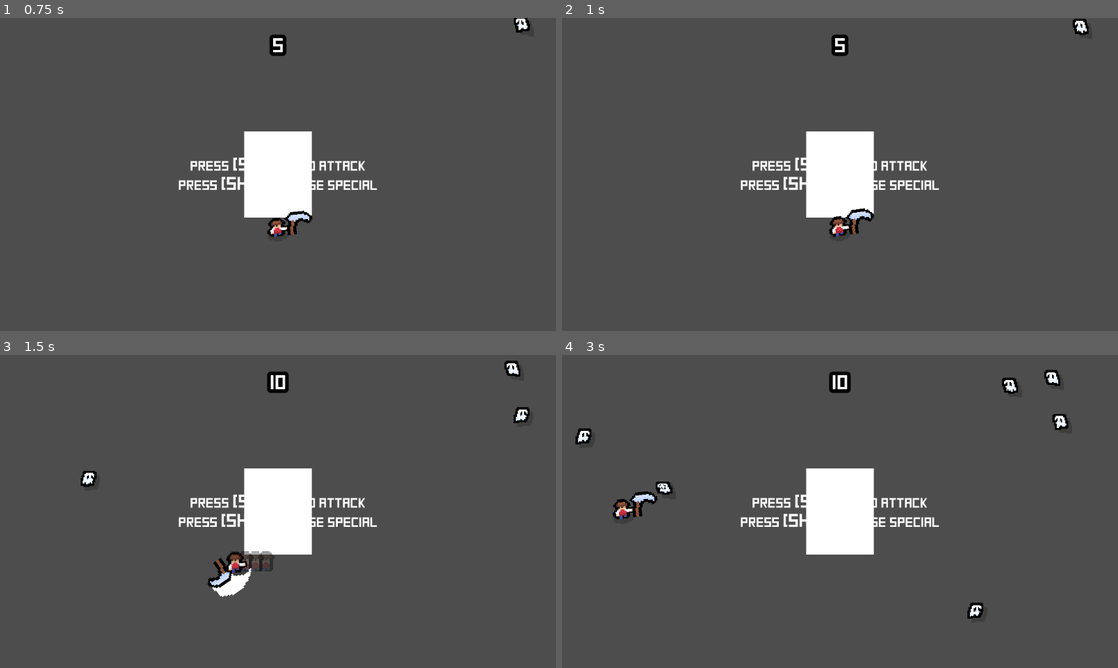
Above: before the commit, frames 1-4 (two rows, left to right).
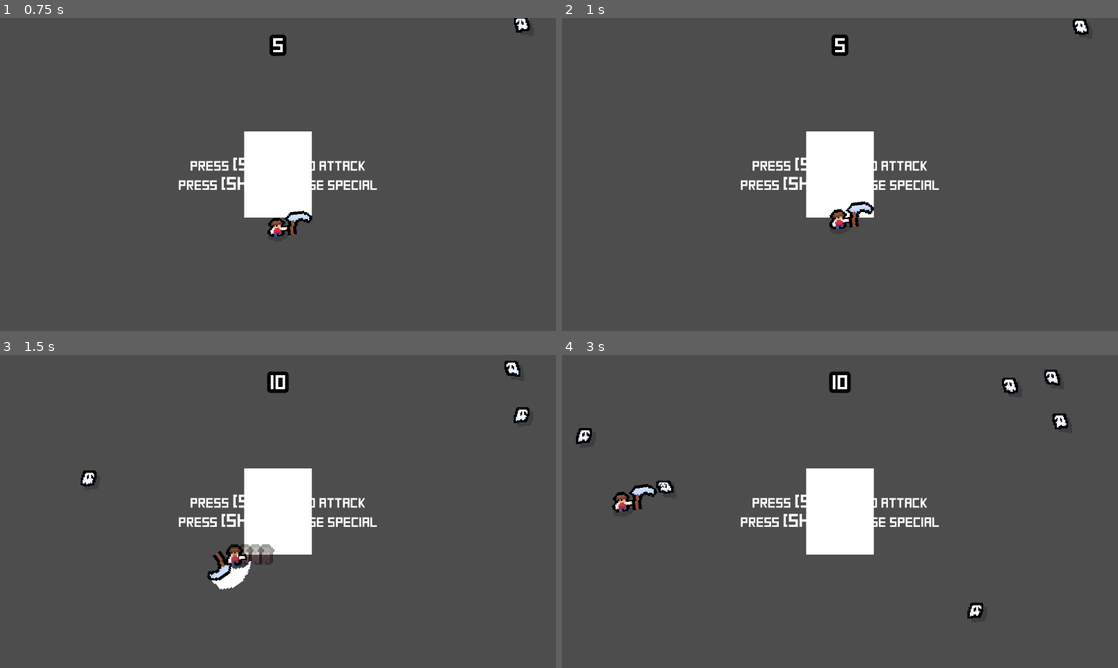
Above: after the commit, the same moments.

Repository: Justingo0/FYWTD_Repo
Game: Godot game, scene res://Scenes/test_world.tscn
Two runs of this game, one before a commit and one after it. Both use one fixed random seed, a clock stepped at 60 frames per second and the inputs below.
Inputs (mouse positions are in pixels of both pictures, inside the frame that each line leads up to):
- Up to frame 1 (0.75 s): tap B at 0.5 s; move the mouse to (278, 174) at 0.52 s; hold W (MoveUp) from 0.53 s (still down); hold E (Interact) from 0.53 s (still down); click (278, 174) at 0.67 s
- Up to frame 2 (1 s): keep holding W (MoveUp); keep holding E (Interact)
- Up to frame 3 (1.5 s): keep holding W (MoveUp); tap B at 1.25 s; move the mouse to (444, 558) at 1.27 s; release E (Interact) at 1.28 s; tap Shift (Special) at 1.35 s
- Up to frame 4 (3 s): tap B at 2, 2.75 s; move the mouse to (673, 464) at 2.02 s; release W (MoveUp) at 2.03 s; hold A (MoveLeft) from 2.03 s (still down); tap ` (Test) at 2.1 s; move the mouse to (867, 511) at 2.77 s; tap \ (Test2) at 2.85 s; click (867, 511) at 2.92 s

Frame 1 is identical in both runs. In frame 2, 0.5% of the frame differs, in the area x 48-94%, y 0-70%; in frame 3, 1.1%, in the area x 14-94%, y 1-78%; in frame 4, 0.8%.

Commit message:
I dont even know BUT castle sprite :3

Diff:
--- /dev/null
+++ b/farm-your-way-to-death/Assets/World/world_tileset.tres
@@ -0,0 +1,377 @@
+[gd_resource type="TileSet" format=3 uid="uid://c5bvrnp82jr11"]
+
+[ext_resource type="Texture2D" uid="uid://bmq1qj4x6rv6n" path="res://Assets/World/wallsTileset.png" id="1_2pqqy"]
+
+[sub_resource type="TileSetAtlasSource" id="TileSetAtlasSource_6cw6y"]
+texture = ExtResource("1_2pqqy")
+0:0/0 = 0
+0:0/0/terrain_set = 0
+0:0/0/terrain = 0
+0:0/0/physics_layer_0/polygon_0/points = PackedVector2Array(-8, -8, 8, -8, 8, 8, -8, 8)
+0:0/0/terrains_peering_bit/right_side = 0
+0:0/0/terrains_peering_bit/bottom_right_corner = 0
+0:0/0/terrains_peering_bit/bottom_side = 0
+1:0/0 = 0
+1:0/0/terrain_set = 0
+1:0/0/terrain = 0
+1:0/0/physics_layer_0/polygon_0/points = PackedVector2Array(-8, -8, 8, -8, 8, 8, -8, 8)
+1:0/0/terrains_peering_bit/right_side = 0
+1:0/0/terrains_peering_bit/bottom_right_corner = 0
+1:0/0/terrains_peering_bit/bottom_side = 0
+1:0/0/terrains_peering_bit/bottom_left_corner = 0
+1:0/0/terrains_peering_bit/left_side = 0
+2:0/0 = 0
+2:0/0/terrain_set = 0
+2:0/0/terrain = 0
+2:0/0/physics_layer_0/polygon_0/points = PackedVector2Array(-8, -8, 8, -8, 8, 8, -8, 8)
+2:0/0/terrains_peering_bit/bottom_side = 0
+2:0/0/terrains_peering_bit/bottom_left_corner = 0
+2:0/0/terrains_peering_bit/left_side = 0
+3:0/0 = 0
+3:0/0/terrain_set = 0
+3:0/0/terrain = 0
+3:0/0/physics_layer_0/polygon_0/points = PackedVector2Array(-8, -8, 8, -8, 8, 8, -8, 8)
+3:0/0/terrains_peering_bit/bottom_side = 0
+4:0/0 = 0
+4:0/0/terrain_set = 0
+4:0/0/terrain = 0
+4:0/0/physics_layer_0/polygon_0/points = PackedVector2Array(-8, -8, 8, -8, 8, 8, -8, 8)
+4:0/0/terrains_peering_bit/right_side = 0
+4:0/0/terrains_peering_bit/bottom_side = 0
+4:0/0/terrains_peering_bit/bottom_left_corner = 0
+4:0/0/terrains_peering_bit/left_side = 0
+4:0/0/terrains_peering_bit/top_left_corner = 0
+4:0/0/terrains_peering_bit/top_side = 0
+4:0/0/terrains_peering_bit/top_right_corner = 0
+5:0/0 = 0
+5:0/0/terrain_set = 0
+5:0/0/terrain = 0
+5:0/0/physics_layer_0/polygon_0/points = PackedVector2Array(-8, -8, 8, -8, 8, 8, -8, 8)
+5:0/0/terrains_peering_bit/right_side = 0
+5:0/0/terrains_peering_bit/bottom_right_corner = 0
+5:0/0/terrains_peering_bit/bottom_side = 0
+5:0/0/terrains_peering_bit/left_side = 0
+5:0/0/terrains_peering_bit/top_left_corner = 0
+5:0/0/terrains_peering_bit/top_side = 0
+5:0/0/terrains_peering_bit/top_right_corner = 0
+0:1/0 = 0
+0:1/0/terrain_set = 0
+0:1/0/terrain = 0
+0:1/0/physics_layer_0/polygon_0/points = PackedVector2Array(-8, -8, 8, -8, 8, 8, -8, 8)
+0:1/0/terrains_peering_bit/right_side = 0
+0:1/0/terrains_peering_bit/bottom_right_corner = 0
+0:1/0/terrains_peering_bit/bottom_side = 0
+0:1/0/terrains_peering_bit/top_side = 0
+0:1/0/terrains_peering_bit/top_right_corner = 0
+1:1/0 = 0
+1:1/0/terrain_set = 0
+1:1/0/terrain = 0
+1:1/0/physics_layer_0/polygon_0/points = PackedVector2Array(-8, -8, 8, -8, 8, 8, -8, 8)
+1:1/0/terrains_peering_bit/right_side = 0
+1:1/0/terrains_peering_bit/bottom_right_corner = 0
+1:1/0/terrains_peering_bit/bottom_side = 0
+1:1/0/terrains_peering_bit/bottom_left_corner = 0
+1:1/0/terrains_peering_bit/left_side = 0
+1:1/0/terrains_peering_bit/top_left_corner = 0
+1:1/0/terrains_peering_bit/top_side = 0
+1:1/0/terrains_peering_bit/top_right_corner = 0
+2:1/0 = 0
+2:1/0/terrain_set = 0
+2:1/0/terrain = 0
+2:1/0/physics_layer_0/polygon_0/points = PackedVector2Array(-8, -8, 8, -8, 8, 8, -8, 8)
+2:1/0/terrains_peering_bit/bottom_side = 0
+2:1/0/terrains_peering_bit/bottom_left_corner = 0
+2:1/0/terrains_peering_bit/left_side = 0
+2:1/0/terrains_peering_bit/top_left_corner = 0
+2:1/0/terrains_peering_bit/top_side = 0
+3:1/0 = 0
+3:1/0/terrain_set = 0
+3:1/0/terrain = 0
+3:1/0/physics_layer_0/polygon_0/points = PackedVector2Array(-8, -8, 8, -8, 8, 8, -8, 8)
+3:1/0/terrains_peering_bit/bottom_side = 0
+3:1/0/terrains_peering_bit/top_side = 0
+4:1/0 = 0
+4:1/0/terrain_set = 0
+4:1/0/terrain = 0
+4:1/0/physics_layer_0/polygon_0/points = PackedVector2Array(-8, -8, 8, -8, 8, 8, -8, 8)
+4:1/0/terrains_peering_bit/right_side = 0
+4:1/0/terrains_peering_bit/bottom_right_corner = 0
+4:1/0/terrains_peering_bit/bottom_side = 0
+4:1/0/terrains_peering_bit/bottom_left_corner = 0
+4:1/0/terrains_peering_bit/left_side = 0
+4:1/0/terrains_peering_bit/top_left_corner = 0
+4:1/0/terrains_peering_bit/top_side = 0
+5:1/0 = 0
+5:1/0/terrain_set = 0
+5:1/0/terrain = 0
+5:1/0/physics_layer_0/polygon_0/points = PackedVector2Array(-8, -8, 8, -8, 8, 8, -8, 8)
+5:1/0/terrains_peering_bit/right_side = 0
+5:1/0/terrains_peering_bit/bottom_right_corner = 0
+5:1/0/terrains_peering_bit/bottom_side = 0
+5:1/0/terrains_peering_bit/bottom_left_corner = 0
+5:1/0/terrains_peering_bit/left_side = 0
+5:1/0/terrains_peering_bit/top_side = 0
+5:1/0/terrains_peering_bit/top_right_corner = 0
+0:2/0 = 0
+0:2/0/terrain_set = 0
+0:2/0/terrain = 0
+0:2/0/physics_layer_0/polygon_0/points = PackedVector2Array(-8, -8, 8, -8, 8, 8, -8, 8)
+0:2/0/terrains_peering_bit/right_side = 0
+0:2/0/terrains_peering_bit/top_side = 0
+0:2/0/terrains_peering_bit/top_right_corner = 0
+1:2/0 = 0
+1:2/0/terrain_set = 0
+1:2/0/terrain = 0
+1:2/0/physics_layer_0/polygon_0/points = PackedVector2Array(-8, -8, 8, -8, 8, 8, -8, 8)
+1:2/0/terrains_peering_bit/right_side = 0
+1:2/0/terrains_peering_bit/left_side = 0
+1:2/0/terrains_peering_bit/top_left_corner = 0
+1:2/0/terrains_peering_bit/top_side = 0
+1:2/0/terrains_peering_bit/top_right_corner = 0
+2:2/0 = 0
+2:2/0/terrain_set = 0
+2:2/0/terrain = 0
+2:2/0/physics_layer_0/polygon_0/points = PackedVector2Array(-8, -8, 8, -8, 8, 8, -8, 8)
+2:2/0/terrains_peering_bit/left_side = 0
+2:2/0/terrains_peering_bit/top_left_corner = 0
+2:2/0/terrains_peering_bit/top_side = 0
+3:2/0 = 0
+3:2/0/terrain_set = 0
+3:2/0/terrain = 0
+3:2/0/physics_layer_0/polygon_0/points = PackedVector2Array(-8, -8, 8, -8, 8, 8, -8, 8)
+3:2/0/terrains_peering_bit/top_side = 0
+4:2/0 = 0
+4:2/0/terrain_set = 0
+4:2/0/terrain = 0
+4:2/0/physics_layer_0/polygon_0/points = PackedVector2Array(-8, -8, 8, -8, 8, 8, -8, 8)
+4:2/0/terrains_peering_bit/right_side = 0
+4:2/0/terrains_peering_bit/bottom_side = 0
+4:2/0/terrains_peering_bit/bottom_left_corner = 0
+4:2/0/terrains_peering_bit/left_side = 0
+4:2/0/terrains_peering_bit/top_left_corner = 0
+4:2/0/terrains_peering_bit/top_side = 0
+5:2/0 = 0
+5:2/0/terrain_set = 0
+5:2/0/terrain = 0
+5:2/0/physics_layer_0/polygon_0/points = PackedVector2Array(-8, -8, 8, -8, 8, 8, -8, 8)
+5:2/0/terrains_peering_bit/right_side = 0
+5:2/0/terrains_peering_bit/bottom_right_corner = 0
+5:2/0/terrains_peering_bit/bottom_side = 0
+5:2/0/terrains_peering_bit/left_side = 0
+5:2/0/terrains_peering_bit/top_side = 0
+5:2/0/terrains_peering_bit/top_right_corner = 0
+0:3/0 = 0
+0:3/0/terrain_set = 0
+0:3/0/terrain = 0
+0:3/0/physics_layer_0/polygon_0/points = PackedVector2Array(-8, -8, 8, -8, 8, 8, -8, 8)
+0:3/0/terrains_peering_bit/right_side = 0
+1:3/0 = 0
+1:3/0/terrain_set = 0
+1:3/0/terrain = 0
+1:3/0/physics_layer_0/polygon_0/points = PackedVector2Array(-8, -8, 8, -8, 8, 8, -8, 8)
+1:3/0/terrains_peering_bit/right_side = 0
+1:3/0/terrains_peering_bit/left_side = 0
+2:3/0 = 0
+2:3/0/terrain_set = 0
+2:3/0/terrain = 0
+2:3/0/physics_layer_0/polygon_0/points = PackedVector2Array(-8, -8, 8, -8, 8, 8, -8, 8)
+2:3/0/terrains_peering_bit/left_side = 0
+3:3/0 = 0
+3:3/0/terrain_set = 0
+3:3/0/terrain = 0
+3:3/0/physics_layer_0/polygon_0/points = PackedVector2Array(-8, -8, 8, -8, 8, 8, -8, 8)
+4:3/0 = 0
+4:3/0/terrain_set = 0
+4:3/0/terrain = 0
+4:3/0/physics_layer_0/polygon_0/points = PackedVector2Array(-8, -8, 8, -8, 8, 8, -8, 8)
+4:3/0/terrains_peering_bit/right_side = 0
+4:3/0/terrains_peering_bit/bottom_side = 0
+4:3/0/terrains_peering_bit/left_side = 0
+4:3/0/terrains_peering_bit/top_left_corner = 0
+4:3/0/terrains_peering_bit/top_side = 0
+4:3/0/terrains_peering_bit/top_right_corner = 0
+5:3/0 = 0
+5:3/0/terrain_set = 0
+5:3/0/terrain = 0
+5:3/0/physics_layer_0/polygon_0/points = PackedVector2Array(-8, -8, 8, -8, 8, 8, -8, 8)
+5:3/0/terrains_peering_bit/right_side = 0
+5:3/0/terrains_peering_bit/bottom_right_corner = 0
+5:3/0/terrains_peering_bit/bottom_side = 0
+5:3/0/terrains_peering_bit/bottom_left_corner = 0
+5:3/0/terrains_peering_bit/left_side = 0
+5:3/0/terrains_peering_bit/top_side = 0
+0:4/0 = 0
+0:4/0/terrain_set = 0
+0:4/0/terrain = 0
+0:4/0/physics_layer_0/polygon_0/points = PackedVector2Array(-8, -8, 8, -8, 8, 8, -8, 8)
+0:4/0/terrains_peering_bit/right_side = 0
+0:4/0/terrains_peering_bit/bottom_side = 0
+1:4/0 = 0
+1:4/0/terrain_set = 0
+1:4/0/terrain = 0
+1:4/0/physics_layer_0/polygon_0/points = PackedVector2Array(-8, -8, 8, -8, 8, 8, -8, 8)
+1:4/0/terrains_peering_bit/bottom_side = 0
+1:4/0/terrains_peering_bit/left_side = 0
+2:4/0 = 0
+2:4/0/terrain_set = 0
+2:4/0/terrain = 0
+2:4/0/physics_layer_0/polygon_0/points = PackedVector2Array(-8, -8, 8, -8, 8, 8, -8, 8)
+2:4/0/terrains_peering_bit/right_side = 0
+2:4/0/terrains_peering_bit/bottom_side = 0
+2:4/0/terrains_peering_bit/bottom_left_corner = 0
+2:4/0/terrains_peering_bit/left_side = 0
+3:4/0 = 0
+3:4/0/terrain_set = 0
+3:4/0/terrain = 0
+3:4/0/physics_layer_0/polygon_0/points = PackedVector2Array(-8, -8, 8, -8, 8, 8, -8, 8)
+3:4/0/terrains_peering_bit/right_side = 0
+3:4/0/terrains_peering_bit/bottom_right_corner = 0
+3:4/0/terrains_peering_bit/bottom_side = 0
+3:4/0/terrains_peering_bit/left_side = 0
+4:4/0 = 0
+4:4/0/terrain_set = 0
+4:4/0/terrain = 0
+4:4/0/physics_layer_0/polygon_0/points = PackedVector2Array(-8, -8, 8, -8, 8, 8, -8, 8)
+4:4/0/terrains_peering_bit/right_side = 0
+4:4/0/terrains_peering_bit/bottom_side = 0
+4:4/0/terrains_peering_bit/left_side = 0
+5:4/0 = 0
+5:4/0/terrain_set = 0
+5:4/0/terrain = 0
+5:4/0/physics_layer_0/polygon_0/points = PackedVector2Array(-8, -8, 8, -8, 8, 8, -8, 8)
+5:4/0/terrains_peering_bit/right_side = 0
+5:4/0/terrains_peering_bit/bottom_side = 0
+5:4/0/terrains_peering_bit/left_side = 0
+0:5/0 = 0
+0:5/0/terrain_set = 0
+0:5/0/terrain = 0
+0:5/0/physics_layer_0/polygon_0/points = PackedVector2Array(-8, -8, 8, -8, 8, 8, -8, 8)
+0:5/0/terrains_peering_bit/right_side = 0
+0:5/0/terrains_peering_bit/top_side = 0
+1:5/0 = 0
+1:5/0/terrain_set = 0
+1:5/0/terrain = 0
+1:5/0/physics_layer_0/polygon_0/points = PackedVector2Array(-8, -8, 8, -8, 8, 8, -8, 8)
+1:5/0/terrains_peering_bit/left_side = 0
+1:5/0/terrains_peering_bit/top_side = 0
+2:5/0 = 0
+2:5/0/terrain_set = 0
+2:5/0/terrain = 0
+2:5/0/physics_layer_0/polygon_0/points = PackedVector2Array(-8, -8, 8, -8, 8, 8, -8, 8)
+2:5/0/terrains_peering_bit/right_side = 0
+2:5/0/terrains_peering_bit/left_side = 0
+2:5/0/terrains_peering_bit/top_left_corner = 0
+2:5/0/terrains_peering_bit/top_side = 0
+3:5/0 = 0
+3:5/0/terrain_set = 0
+3:5/0/terrain = 0
+3:5/0/physics_layer_0/polygon_0/points = PackedVector2Array(-8, -8, 8, -8, 8, 8, -8, 8)
+3:5/0/terrains_peering_bit/right_side = 0
+3:5/0/terrains_peering_bit/left_side = 0
+3:5/0/terrains_peering_bit/top_side = 0
+3:5/0/terrains_peering_bit/top_right_corner = 0
+4:5/0 = 0
+4:5/0/terrain_set = 0
+4:5/0/terrain = 0
+4:5/0/physics_layer_0/polygon_0/points = PackedVector2Array(-8, -8, 8, -8, 8, 8, -8, 8)
+4:5/0/terrains_peering_bit/right_side = 0
+4:5/0/terrains_peering_bit/left_side = 0
+4:5/0/terrains_peering_bit/top_side = 0
+5:5/0 = 0
+5:5/0/terrain_set = 0
+5:5/0/terrain = 0
+5:5/0/physics_layer_0/polygon_0/points = PackedVector2Array(-8, -8, 8, -8, 8, 8, -8, 8)
+5:5/0/terrains_peering_bit/right_side = 0
+5:5/0/terrains_peering_bit/left_side = 0
+5:5/0/terrains_peering_bit/top_side = 0
+6:0/0 = 0
+6:0/0/terrain_set = 0
+6:0/0/terrain = 0
+6:0/0/terrains_peering_bit/right_side = 0
+6:0/0/terrains_peering_bit/bottom_side = 0
+6:0/0/terrains_peering_bit/top_side = 0
+6:0/0/terrains_peering_bit/top_right_corner = 0
+6:1/0 = 0
+6:1/0/terrain_set = 0
+6:1/0/terrain = 0
+6:1/0/terrains_peering_bit/right_side = 0
+6:1/0/terrains_peering_bit/bottom_right_corner = 0
+6:1/0/terrains_peering_bit/bottom_side = 0
+6:1/0/terrains_peering_bit/top_side = 0
+7:1/0 = 0
+7:1/0/terrain_set = 0
+7:1/0/terrain = 0
+7:1/0/terrains_peering_bit/bottom_side = 0
+7:1/0/terrains_peering_bit/bottom_left_corner = 0
+7:1/0/terrains_peering_bit/left_side = 0
+7:1/0/terrains_peering_bit/top_side = 0
+7:0/0 = 0
+7:0/0/terrain_set = 0
+7:0/0/terrain = 0
+7:0/0/terrains_peering_bit/bottom_side = 0
+7:0/0/terrains_peering_bit/left_side = 0
+7:0/0/terrains_peering_bit/top_left_corner = 0
+7:0/0/terrains_peering_bit/top_side = 0
+6:2/0 = 0
+6:2/0/terrain_set = 0
+6:2/0/terrain = 0
+6:2/0/terrains_peering_bit/right_side = 0
+6:2/0/terrains_peering_bit/bottom_side = 0
+6:2/0/terrains_peering_bit/left_side = 0
+6:2/0/terrains_peering_bit/top_side = 0
+6:2/0/terrains_peering_bit/top_right_corner = 0
+6:3/0 = 0
+6:3/0/terrain_set = 0
+6:3/0/terrain = 0
+6:3/0/terrains_peering_bit/right_side = 0
+6:3/0/terrains_peering_bit/bottom_right_corner = 0
+6:3/0/terrains_peering_bit/bottom_side = 0
+6:3/0/terrains_peering_bit/left_side = 0
+6:3/0/terrains_peering_bit/top_side = 0
+7:3/0 = 0
+7:3/0/terrain_set = 0
+7:3/0/terrain = 0
+7:3/0/terrains_peering_bit/right_side = 0
+7:3/0/terrains_peering_bit/bottom_side = 0
+7:3/0/terrains_peering_bit/bottom_left_corner = 0
+7:3/0/terrains_peering_bit/left_side = 0
+7:3/0/terrains_peering_bit/top_side = 0
+7:2/0 = 0
+7:2/0/terrain_set = 0
+7:2/0/terrain = 0
+7:2/0/terrains_peering_bit/right_side = 0
+7:2/0/terrains_peering_bit/bottom_side = 0
+7:2/0/terrains_peering_bit/left_side = 0
+7:2/0/terrains_peering_bit/top_left_corner = 0
+7:2/0/terrains_peering_bit/top_side = 0
+6:4/0 = 0
+6:4/0/terrain_set = 0
+6:4/0/terrain = 0
+6:4/0/terrains_peering_bit/right_side = 0
+6:4/0/terrains_peering_bit/bottom_side = 0
+6:4/0/terrains_peering_bit/top_side = 0
+7:4/0 = 0
+7:4/0/terrain_set = 0
+7:4/0/terrain = 0
+7:4/0/terrains_peering_bit/bottom_side = 0
+7:4/0/terrains_peering_bit/left_side = 0
+7:4/0/terrains_peering_bit/top_side = 0
+7:5/0 = 0
+7:5/0/terrain_set = 0
+7:5/0/terrain = 0
+7:5/0/terrains_peering_bit/right_side = 0
+7:5/0/terrains_peering_bit/left_side = 0
+7:5/0/terrains_peering_bit/top_side = 0
+6:5/0 = 0
+6:5/0/terrain_set = 0
+6:5/0/terrain = 0
+6:5/0/terrains_peering_bit/right_side = 0
+6:5/0/terrains_peering_bit/bottom_side = 0
+6:5/0/terrains_peering_bit/left_side = 0
+
+[resource]
+physics_layer_0/collision_layer = 1
+terrain_set_0/mode = 0
+terrain_set_0/terrain_0/name = "World"
+terrain_set_0/terrain_0/color = Color(0.00018559217, 0.30377978, 0.9076687, 1)
+sources/0 = SubResource("TileSetAtlasSource_6cw6y")
--- a/farm-your-way-to-death/Scenes/Objects/player_character.tscn
+++ b/farm-your-way-to-death/Scenes/Objects/player_character.tscn
@@ -7,8 +7,11 @@
 [ext_resource type="Texture2D" uid="uid://b4d2jo60tl0gw" path="res://Assets/Player/Movement/Move1.png" id="3_xq1ms"]
 [ext_resource type="Texture2D" uid="uid://drg1b8j4djwdj" path="res://Assets/Player/Movement/Move2.png" id="5_087vq"]
 
+[sub_resource type="RectangleShape2D" id="RectangleShape2D_p7o00"]
+size = Vector2(88, 80)
+
 [sub_resource type="RectangleShape2D" id="RectangleShape2D_fu27p"]
-size = Vector2(88, 94)
+size = Vector2(88, 32)
 
 [sub_resource type="SpriteFrames" id="SpriteFrames_1fak8"]
 animations = [{
@@ -176,8 +179,15 @@
 
 [node name="AttackCooldown" type="Timer" parent="." unique_id=680173326]
 
+[node name="Hitbox" type="Area2D" parent="." unique_id=235172481 groups=["Hurtbox"]]
+visible = false
+
+[node name="CollisionShape2D" type="CollisionShape2D" parent="Hitbox" unique_id=1936899738]
+position = Vector2(0, -48)
+shape = SubResource("RectangleShape2D_p7o00")
+
 [node name="BodyCollision" type="CollisionShape2D" parent="." unique_id=1701932527]
-position = Vector2(0, -47)
+position = Vector2(0, -40)
 shape = SubResource("RectangleShape2D_fu27p")
 
 [node name="ItemSlot" type="Node2D" parent="." unique_id=740713713]
--- a/farm-your-way-to-death/Scenes/UI/user_interface.tscn
+++ b/farm-your-way-to-death/Scenes/UI/user_interface.tscn
@@ -208,31 +208,6 @@
 vertical_alignment = 1
 script = ExtResource("3_6q3el")
 
-[node name="PauseScreen" type="Panel" parent="." unique_id=1371313473]
-visible = false
-layout_mode = 1
-anchors_preset = 15
-anchor_right = 1.0
-anchor_bottom = 1.0
-grow_horizontal = 2
-grow_vertical = 2
-
-[node name="TextureRect" type="TextureRect" parent="PauseScreen" unique_id=1176745981]
-texture_filter = 1
-layout_mode = 1
-anchors_preset = 8
-anchor_left = 0.5
-anchor_top = 0.5
-anchor_right = 0.5
-anchor_bottom = 0.5
-offset_left = -74.0
-offset_top = -74.0
-offset_right = 74.0
-offset_bottom = 74.0
-grow_horizontal = 2
-grow_vertical = 2
-texture = ExtResource("3_ebjbk")
-
 [node name="Annoucement" type="Label" parent="." unique_id=225490402]
 visible = false
 modulate = Color(1, 1, 1, 0)
@@ -519,9 +494,67 @@
 grow_vertical = 2
 mouse_filter = 2
 
+[node name="PauseScreen" type="Panel" parent="." unique_id=1371313473]
+visible = false
+layout_mode = 1
+anchors_preset = 15
+anchor_right = 1.0
+anchor_bottom = 1.0
+grow_horizontal = 2
+grow_vertical = 2
+
+[node name="TextureRect" type="TextureRect" parent="PauseScreen" unique_id=1176745981]
+texture_filter = 1
+layout_mode = 1
+anchors_preset = 8
+anchor_left = 0.5
+anchor_top = 0.5
+anchor_right = 0.5
+anchor_bottom = 0.5
+offset_left = -74.0
+offset_top = -74.0
+offset_right = 74.0
+offset_bottom = 74.0
+grow_horizontal = 2
+grow_vertical = 2
+texture = ExtResource("3_ebjbk")
+
+[node name="PauseButton" type="Button" parent="." unique_id=1327284178]
+visible = false
+clip_contents = true
+layout_mode = 1
+offset_left = 40.0
+offset_top = 40.0
+offset_right = 110.0
+offset_bottom = 110.0
+theme_override_styles/normal = SubResource("StyleBoxFlat_p7o00")
+theme_override_styles/pressed = SubResource("StyleBoxFlat_6q3el")
+theme_override_styles/hover = SubResource("StyleBoxFlat_p7o00")
+theme_override_styles/hover_pressed = SubResource("StyleBoxFlat_p7o00")
+theme_override_styles/disabled = SubResource("StyleBoxFlat_p7o00")
+theme_override_styles/focus = SubResource("StyleBoxFlat_p7o00")
+
+[node name="TextureRect5" type="TextureRect" parent="PauseButton" unique_id=2058834451]
+clip_children = 2
+texture_filter = 1
+clip_contents = true
+layout_mode = 1
+anchors_preset = 15
+anchor_right = 1.0
+anchor_bottom = 1.0
+offset_left = 14.0
+offset_top = 14.0
+offset_right = -14.0
+offset_bottom = -14.0
+grow_horizontal = 2
+grow_vertical = 2
+pivot_offset_ratio = Vector2(0.5, 0.5)
+texture = ExtResource("3_ebjbk")
+
 [connection signal="timeout" from="Score/ScoreIncrement" to="." method="_on_score_increment_timeout"]
 [connection signal="timeout" from="Score/ComboBreakTime" to="." method="_on_combo_break_time_timeout"]
 [connection signal="button_down" from="MobileControls/AttackButton" to="." method="_on_attack_button_button_down"]
 [connection signal="button_up" from="MobileControls/AttackButton" to="." method="_on_attack_button_button_up"]
 [connection signal="button_down" from="MobileControls/SpecialButton" to="." method="_on_special_button_button_down"]
 [connection signal="button_up" from="MobileControls/SpecialButton" to="." method="_on_special_button_button_up"]
+[connection signal="pressed" from="PauseButton" to="." method="_on_pause_button_pressed"]
--- a/farm-your-way-to-death/Scripts/gui_scripts.gd
+++ b/farm-your-way-to-death/Scripts/gui_scripts.gd
@@ -40,11 +40,17 @@
 	get:
 		return score
 
+func get_if_mobile() -> bool:
+	if OS.has_feature("mobile") or OS.has_feature("web_android") or OS.has_feature("web_ios"):
+		return true
+	return false
+
 func _ready() -> void:
-	if OS.has_feature("mobile"):
+	$MobileControls.visible = false
+	$PauseButton.visible = false
+	if get_if_mobile():
 		$MobileControls.visible = true
-	if OS.has_feature("web_android") or OS.has_feature("web_ios"):
-		$MobileControls.visible = true
+		$PauseButton.visible = true
 
 	combo_animator.play("rotate")
 	combo_counter.text = "x" + str(combo)
@@ -133,3 +139,8 @@
 
 func _on_special_button_button_up() -> void:
 	Input.action_release("Special")
+
+func _on_pause_button_pressed() -> void:
+	if not get_if_mobile(): return
+	Engine.time_scale = 0 if Engine.time_scale == 1 else 1
+	pause_screen.visible = true if Engine.time_scale == 0 else false
--- a/farm-your-way-to-death/project.godot
+++ b/farm-your-way-to-death/project.godot
@@ -33,6 +33,7 @@
 Player=""
 Enemy=""
 Weapon=""
+Hurtbox=""
 
 [input]
 
Binary file added: farm-your-way-to-death/Assets/Objects/castle/castle1.png
Not shown, added: farm-your-way-to-death/Assets/Objects/castle/castle1.png.import
Not shown, added: farm-your-way-to-death/Assets/Objects/castle/castle2.png.import
Binary file added: farm-your-way-to-death/Assets/World/CropTileset.png
Not shown, added: farm-your-way-to-death/Assets/World/CropTileset.png.import
Binary file added: farm-your-way-to-death/Assets/World/wallsTileset.png
Not shown, added: farm-your-way-to-death/Assets/World/wallsTileset.png.import
